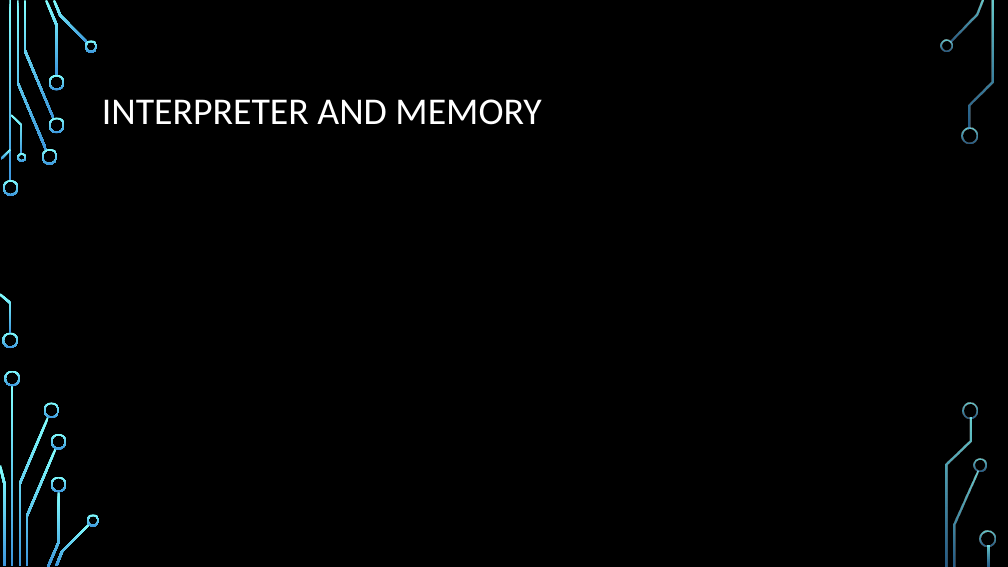
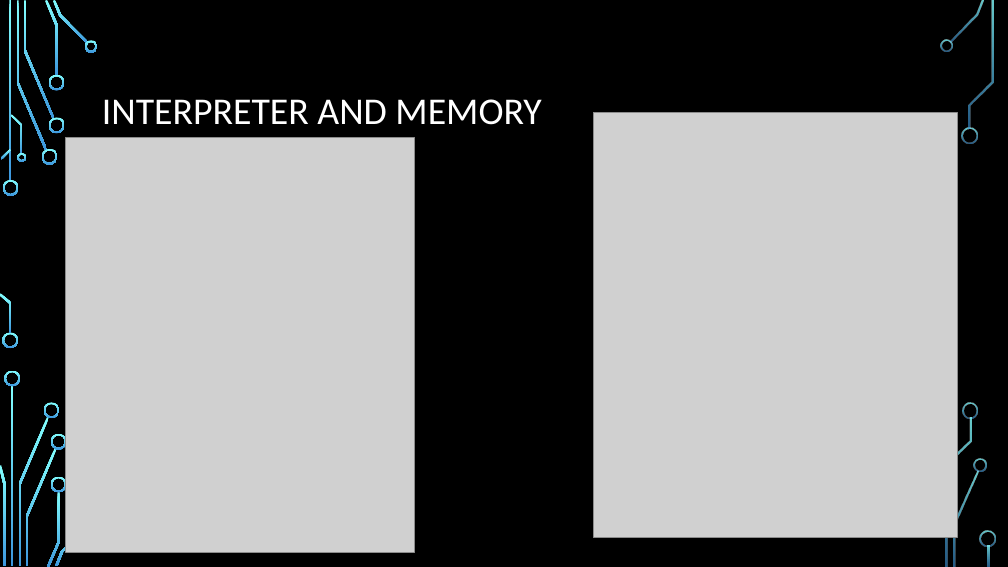
Before and after one commit to rharding8/PersonalOSv2, a slide deck: slide 6 of Presentation.pptx. Drawn at 1008x567 pixels with LibreOffice and Linux fonts; fonts in the diff are those of the drawing; grey boxes stand for pictures; background and template pictures are left out. Boxes give left, top, right and bottom in pixels: in the first picture for what was removed or moved away, otherwise in the second. Text is boxed around its words. In the diff, an @@ line names an element or a change of style, - is before the commit and + after.

```diff
--- a/Presentation.pptx
+++ b/Presentation.pptx
@@ picture added at (x1=594, y1=112, x2=957, y2=538) @@
@@ picture added at (x1=66, y1=137, x2=414, y2=553) @@
@@ freeform shape removed at (x1=87, y1=514, x2=100, y2=526) @@
```
Also in this commit, not shown: 4 other slides changed, 1 slide added.
